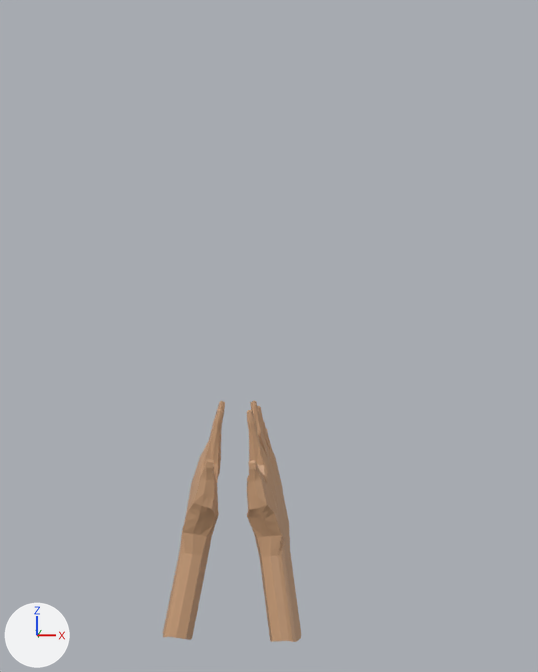
The Blender file Assets/assets/Player/HandReload.blend, before and after one commit.
Camera for both pictures: a 50 mm camera at (-0.72, -18.3, 5.99) aimed at (-1.55, -0.67, 4.83). The axes (+X, +Y, +Z) are drawn at lower left. The lights are the same throughout.
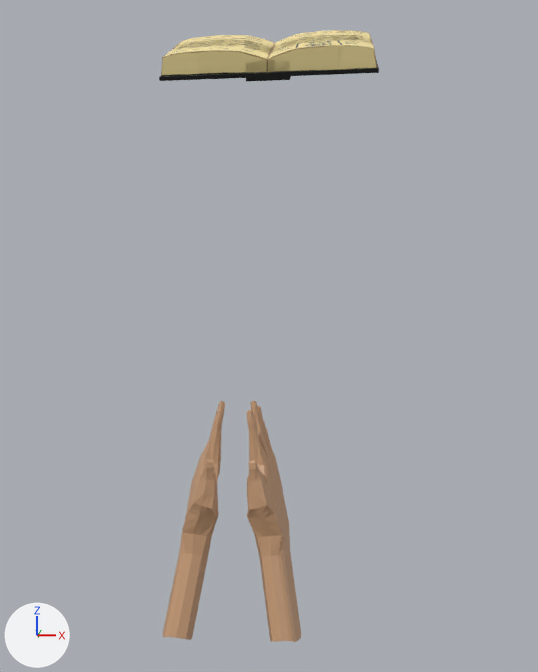
What differs and where, as boxes (x1, y1, x2, y2) in the pictures (538 x 672 px):
'Cube.002', added (beige): after (159, 30, 379, 82)

What the commit changed:
Picture 'Cube Base Color' (img_cube_base_color) is new.
Material 'Material.001' (mat_material_001) is new.
Its texture is img_cube_base_color.
Mesh me_cube_001 is new.
It has 928 vertices, 920 faces and spans x -2.65..2.65, y -4.99..4.99, z -0.67..0.71.
It uses material mat_material_001 (picture img_cube_base_color).
Object 'Cube.002' (ob_cube_002) is new; it shows me_cube_001.
Its location is (-1.47, -1.27, 11.13).
Its rotation in degrees is (0.8, -206, 88).
Its scale is (-0.464, -0.464, -0.464).
